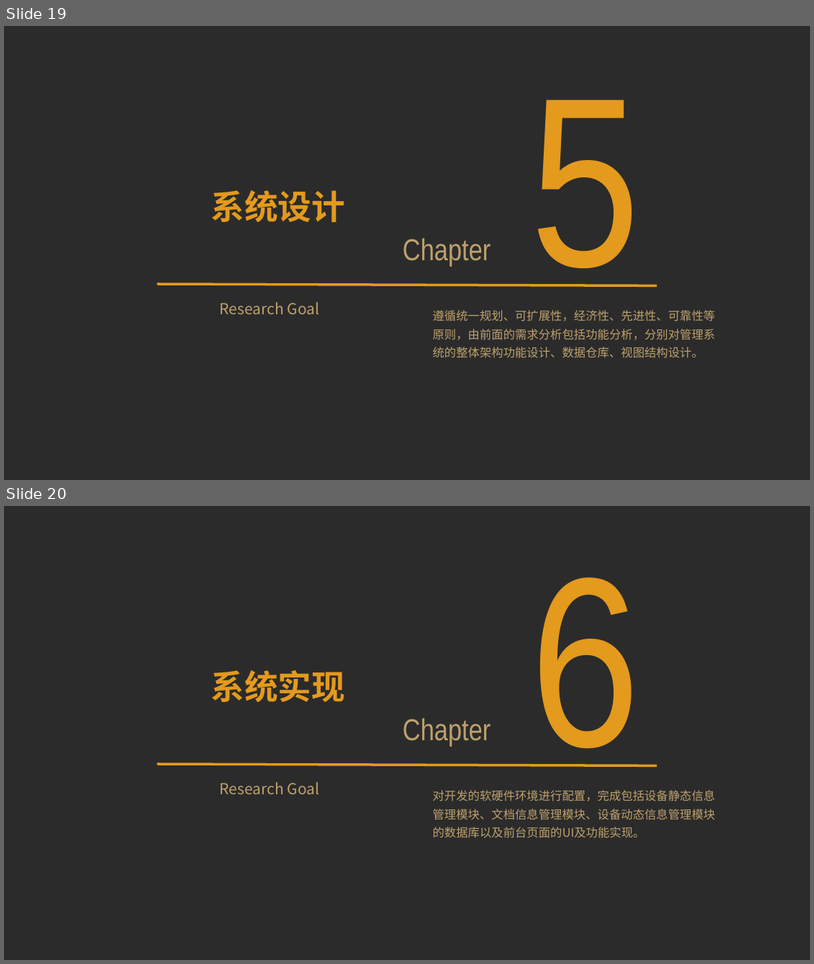
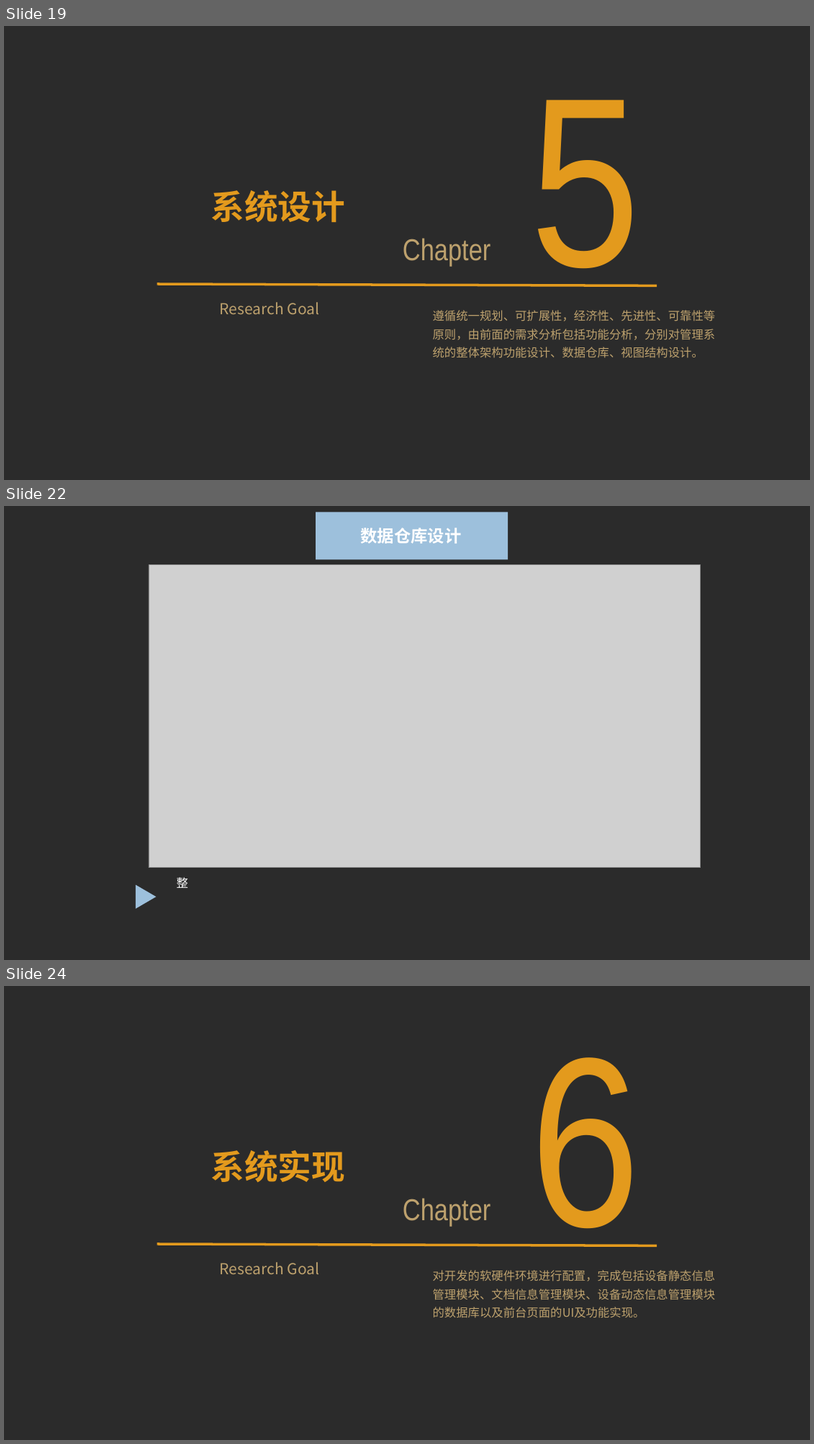
Before and after one commit to zhangly95/thesis-project, a slide deck: 预答辩.pptx. Shown one above the other, each under a label of ours: slides 19 and 20 before the commit, slides 19, 22 and 24 after it; the slides between them are not shown. The pictures are 814x964 and 814x1444 pixels, drawn with LibreOffice and Linux fonts; fonts in the diff are those of the drawing; grey boxes stand for pictures; background and template pictures are left out; a plain dark background stands for a picture behind light text. Boxes give left, top, right and bottom in pixels: in the first picture for what was removed or moved away, otherwise in the second. Text is boxed around its words. In the diff, an @@ line names an element or a change of style, - is before the commit and + after.

```diff
--- a/预答辩.pptx
+++ b/预答辩.pptx
@@ slide 22 added at (4, 506, 810, 960), background picture (left out) @@
@@ rectangle added at (316, 512, 509, 560), fill #9DC0DC @@
@@ text added at (360, 528, 461, 543), 20 pt, text #FFFFFF, bold @@
+数据仓库设计
@@ picture added at (149, 565, 701, 867) @@
@@ triangle added at (136, 884, 157, 908), fill #9DC0DC @@
@@ text added at (177, 877, 188, 888), 14 pt, text #FFFFFF @@
+整
@@ what was slide 20 is now slide 24 @@
```
Also in this commit, not shown: 3 slides changed, 7 other slides added.
